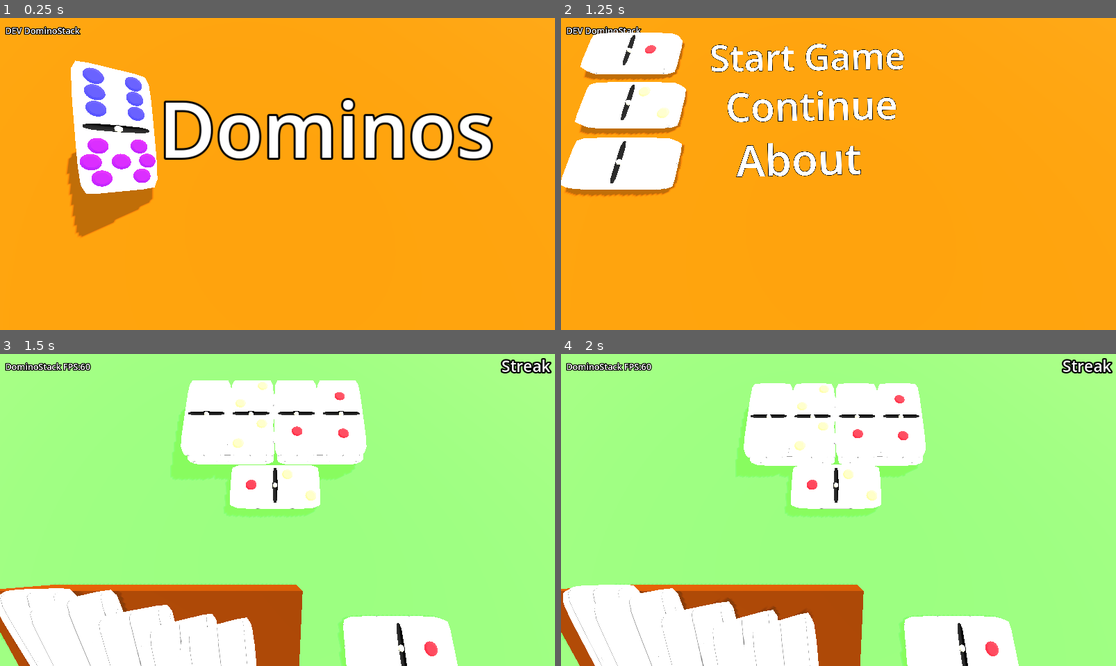
Above: before the commit, frames 1-4 (two rows, left to right).
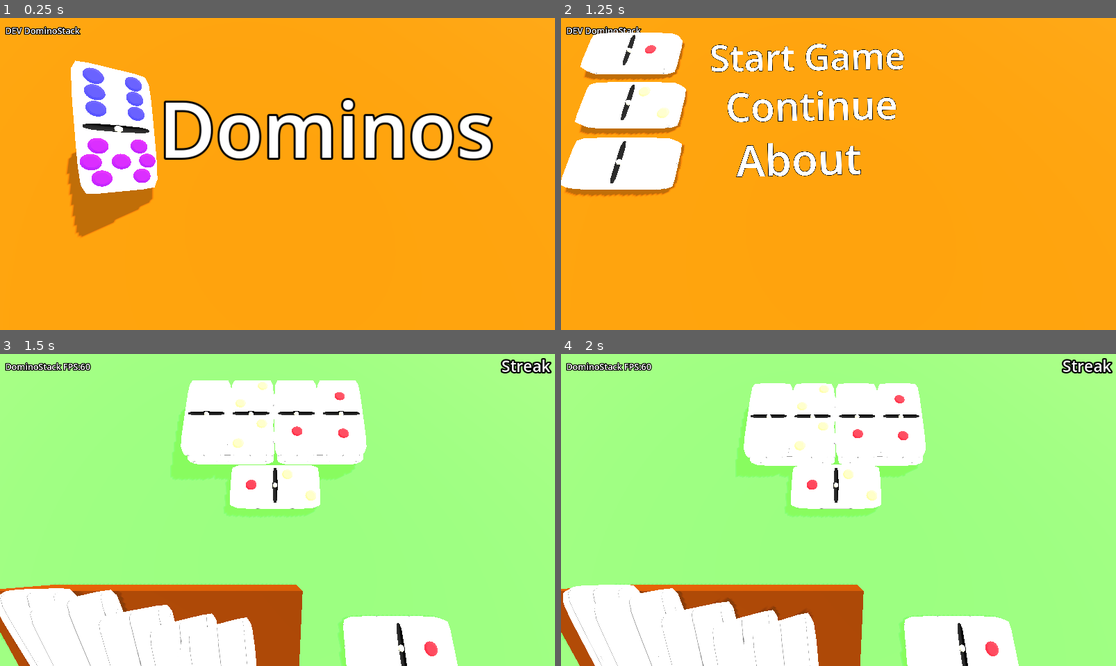
Above: after the commit, the same moments.

Repository: SecsAndCyber/six-seven-dominoes
Game: Godot game, scene res://scenes/main_menu.tscn
Same seed, same stepped clock (60 frames per second), same inputs: the game is played once before the commit and once after it.
Inputs (mouse positions are in pixels of both pictures, inside the frame that each line leads up to):
- Up to frame 1 (0.25 s): no input
- Up to frame 2 (1.25 s): tap Enter at 0.5 s; move the mouse to (960, 158) at 0.52 s; hold Alt from 0.53 s (still down); click (960, 158) at 0.67 s
- Up to frame 3 (1.5 s): tap Space at 1.25 s; move the mouse to (166, 525) at 1.27 s; release Alt at 1.28 s; tap Ctrl at 1.35 s; click (166, 525) at 1.42 s
- Up to frame 4 (2 s): no input

Frames 1-2 are identical in both runs. In frame 3, less than 0.1% of the frame differs, in the area x 25-47%, y 83-100%; in frame 4, less than 0.1%, in the area x 2-47%, y 75-100%.

Commit message:
Refactor game scripts for improved structure, added debug information, and enhanced memory management

Diff:
--- a/scenes/game_camera.tscn
+++ b/scenes/game_camera.tscn
@@ -40,3 +40,5 @@
 transform = Transform3D(1, 0, 0, 0, 0.9999989, 0, 0, 0, 0.9999989, -5.0091157, 2.6366417, -3.7388773)
 text = "DEV"
 horizontal_alignment = 0
+
+[node name="CoinsLabel" type="Label3D" parent="."]
--- a/scripts/capture_point.gd
+++ b/scripts/capture_point.gd
@@ -37,13 +37,16 @@
 		GameManager.active_capture_point = null
 
 # Called every frame. 'delta' is the elapsed time since the previous frame.
-func _process(delta: float) -> void:
+func _process(_delta: float) -> void:
 	if is_instance_valid(active_block):
 		setup_active_block()
 	else:
 		active_block = find_child("*", true, false) as DominoBlock
+
+func _physics_process(delta: float) -> void:
 	if not moving_block == null:
 		move_block_toward_capture(delta)
+
 
 func setup_active_block():
 	active_block.freeze = true
@@ -132,8 +135,6 @@
 
 func setup_active_block_from_movement():
 	var replaced_wildcard = active_block.is_wildcard
-	if moving_block.is_wildcard:
-		print("Merging a wildcard!")
 	active_block.replace(moving_block)
 
 	rotation_tween = null
--- a/scripts/domino_block.gd
+++ b/scripts/domino_block.gd
@@ -108,12 +108,12 @@
 
 func _notification(what):
 	if what == NOTIFICATION_PREDELETE:
-		if is_wildcard:
-			print("Predelete Wildcard")
 		# Final cleanup: This is where you kill RIDs
-		surface_material.roughness_texture = null
+		if not null == surface_material:
+			surface_material.roughness_texture = null
 		surface_material = null
-		noise_tex.noise = null
+		if not null == noise_tex:
+			noise_tex.noise = null
 		noise = null
 		noise_tex = null
 
@@ -200,6 +200,8 @@
 					# Trigger the missing visual effects
 					is_wildcard = _is_wildcard
 			# These cause a flicker TODO: Implement this as a shader
+			# Due to above check, this only occurs inside the single
+			# Wildcard permitted per screen
 			wild_glitter_light.light_energy = randf_range(0.8, 1.2)
 			noise.seed = randi()
 
--- a/scripts/domino_stack.gd
+++ b/scripts/domino_stack.gd
@@ -1,3 +1,5 @@
+# This class manages the visual meshes of the Dominos
+# DominoBlock handles the game physics, logic, and memory of the Domino
 class_name DominoStackClass
 extends Node
 
@@ -30,9 +32,6 @@
 	wildcard_domino = domino_factory(Vector2i(0,0))
 	wildcard_domino.name = "WildCardDomino"
 
-func _enter_tree() -> void:
-	print(self, wildcard_domino)
-
 func domino_scene(id) -> String:
 	return "res://scenes/dominos/%s/Domino.%d.%d.tscn" % [skin, id.x, id.y]
 
@@ -58,6 +57,7 @@
 	return domino_values
 
 func return_to_stack(db: Node3D):
+	# Return the mesh node to the stack from DominoBlock
 	if db is DominoBlock:
 		assert(db.get_node("MeshContainer").get_child_count() <= 1,
 				"Too many meshes attached!")
@@ -69,7 +69,6 @@
 					# orphan the wildcard mesh so that it doesn't get destroyed
 					# on level change. Maintain pointer
 					wildcard_domino = image
-					print("Returned wildcard")
 				else:
 					idle_dominoes[db.id] = image
 			else:
--- a/scripts/dominoes_level.gd
+++ b/scripts/dominoes_level.gd
@@ -8,6 +8,7 @@
 @onready var camera_3d: Camera3D = $Camera3D
 @onready var streak_label: Label3D = $Camera3D/StreakLabel
 @onready var debug_label: Label3D = $Camera3D/DebugLabel
+@onready var coins_label: Label3D = $Camera3D/CoinsLabel
 # Called when the node enters the scene tree for the first time.
 var pre_loss:bool = false
 var max_pair_domino: DominoBlock = null
@@ -45,6 +46,7 @@
 	capture_point.float_point.global_transform.origin.y = stack_height
 	capture_point.init()
 	ready_done = true
+	GameManager.level_setting_up = false
 
 func shuffle_live_dominoes(live_dominos):
 	var domino_values: Array[Vector2i] = []
@@ -64,7 +66,7 @@
 	var max_pair:Vector2i
 	for db in domino_values:
 		max_pair = db
-	print("Max Found! ", max_pair)
+	print("Level ", max_pair)
 	domino_values.shuffle()
 	b_index = 0
 	for db in live_dominos:
@@ -76,9 +78,9 @@
 
 # Called every frame. 'delta' is the elapsed time since the previous frame.
 const LEVEL_RESET_DELAY_MSEC: int = 250 # .25 second in milliseconds
-const LEVEL_RESET_DELAY_SEC: int = int(LEVEL_RESET_DELAY_MSEC * .001)
+const LEVEL_RESET_DELAY_SEC: float = LEVEL_RESET_DELAY_MSEC / 100.0
 func _process(_delta: float) -> void:
-	if not ready_done:
+	if not ready_done or GameManager.level_setting_up:
 		return
 	if OS.is_debug_build():
 		debug_label.text = "{LevelName} FPS:{FPS}".format({
@@ -87,14 +89,17 @@
 		})
 	elif debug_label.text.length() > 0:
 		debug_label.text = ""
+	streak_label.text = "%s Streak" % ["•".repeat(GameManager.click_streak)]
+	coins_label.text = "%s Coins" % [GameManager.coins]
+	if GameManager.level_complete == 0xDEADBEEF:
+		return GameManager.advance_to_level("res://scenes/loss_menu.tscn", true)
+	if pre_loss:
+		return
 	if not null == max_pair_domino and not null == max_pair_domino.surface_material:
 		var pips_node = max_pair_domino.get_node('MeshContainer').find_child('RenderTopPip',true, false)
 		table_top.get_node("TableTop2").get_active_material(0).albedo_color = \
 			pips_node.get_active_material(1).albedo_color
 		max_pair_domino = null # We have set the table color
-	streak_label.text = "%s Streak" % ["•".repeat(GameManager.click_streak)]
-	if GameManager.level_complete == 0xDEADBEEF:
-		return GameManager.advance_to_level("res://scenes/loss_menu.tscn", true)
 	if GameManager.level_complete and GameManager.level_complete < Time.get_ticks_msec():
 		GameManager.last_played = next_level
 		GameManager.advance_to_level(next_level)
@@ -109,7 +114,8 @@
 				if bd.value_t in GameManager.get_capture_point().current_values:
 					lost = false
 		if not null == GameManager.get_capture_point().moving_block:
-			lost = false
+			if lost:
+				lost = false
 		if lost:
 			pre_loss = true
 			get_tree().create_timer(LEVEL_RESET_DELAY_SEC).timeout.connect(
@@ -131,3 +137,10 @@
 
 func _on_hand_child_exiting_tree(node: Node) -> void:
 	node.tree_exited.connect(func():is_game_active())
+
+#
+# The next step for a polished feel:
+# Would you like to add a Camera Shake effect to the DominosLevel
+# script that triggers whenever a match is made, or a Haptic Vibration
+# call for when the player tries to make an invalid move?
+#
--- a/scripts/game_manager.gd
+++ b/scripts/game_manager.gd
@@ -18,6 +18,8 @@
 	if file:
 		file.store_line(JSON.stringify({
 			'CurrentLevel':instance.last_played,
+			'ClickStreak':instance.click_streak,
+			'CoinsCollected':instance.coins,
 		}))
 	else:
 		printerr("Unable to save", instance._save_path)
@@ -31,13 +33,16 @@
 		var parse_result = json.parse(json_string)
 		if parse_result == OK:
 			var node_data = json.data
-			instance.last_played=node_data['CurrentLevel']
+			instance.last_played=node_data.get('CurrentLevel')
+			instance.click_streak=node_data.get('ClickStreak', 0)
+			instance.coins=node_data.get('CoinsCollected', 0)
 	else:
-		print("Unable to open", instance._save_path)
+		printerr("Unable to open", instance._save_path)
 
 # ++++++++++++ Persistent Values
 var last_played : String = ""
 var click_streak : int = 0
+var coins : int = 0
 # ++++++++++++ End Persistent Values
 
 # 0 = not complete
@@ -45,6 +50,7 @@
 # Other values are a timestamp for when the level should change
 # This is a hack while end-of-level modals don't exist
 var level_complete : int = 0
+var level_setting_up : bool = true
 var dominos_abandoned : int = 0
 
 var active_game_level: DominosLevel
@@ -61,7 +67,7 @@
 		board_dominos.erase(db)
 	if hand_dominos.has(db):
 		hand_dominos.erase(db)
-	DominoStack.return_to_stack(db)
+	# The resulting _exit_tree() will handle the return to stack
 	db.queue_free()
 	return null
 
@@ -69,12 +75,14 @@
 	prepare_level(null)
 
 func prepare_level(dl:DominosLevel) -> void:
+	level_setting_up = true
 	active_game_level = dl
 	level_complete = false
 	board_dominos = []
 	hand_dominos = []
 
 func advance_to_level(level_path:String, allow_main_menu:bool=false) -> void:
+	level_setting_up = true
 	var to_remove = board_dominos + hand_dominos
 	if level_complete == 0xDEADBEEF:
 		dominos_abandoned = board_dominos.size()
@@ -84,10 +92,17 @@
 	else:
 		dominos_abandoned = 0
 	for db in to_remove:
+		db.get_parent().remove_child(db)
 		remove_domino(db)
 	if active_capture_point:
 		if not null == get_capture_point().active_block:
+			get_capture_point().active_block.get_parent(
+				).remove_child(get_capture_point().active_block)
 			remove_domino(get_capture_point().active_block)
+		if not null == get_capture_point().moving_block:
+			get_capture_point().moving_block.get_parent(
+				).remove_child(get_capture_point().moving_block)
+			remove_domino(get_capture_point().moving_block)
 		active_capture_point = null
 	DominoStack.validate_stack()
 	level_complete = 0
--- a/scripts/hand_rack.gd
+++ b/scripts/hand_rack.gd
@@ -1,6 +1,7 @@
+class_name HandRack
 extends StaticBody3D
 
-var _ready_done:bool = false
+var hand_ready_done:bool = false
 var dominos_in_hand:Array[DominoBlock] = []
 var dominos_reset:Array[bool] = []
 var domino_drawn: DominoBlock = null
@@ -36,7 +37,7 @@
 	lifted = false
 	ready_to_set = false
 	domino_drawn = db
-	_ready_done = true
+	hand_ready_done = true
 
 # Called when the node enters the scene tree for the first time.
 func _ready() -> void:
@@ -46,7 +47,7 @@
 	get_tree().create_timer(0.05).timeout.connect(fix_ordering)
 func fix_ordering():
 	# This function fixes a visual bug in Mobile render
-	if _ready_done:
+	if hand_ready_done:
 		return
 	var i = 0
 	for child in dominos_in_hand:
@@ -54,10 +55,10 @@
 			return get_tree().create_timer(0.05).timeout.connect(fix_ordering)
 		child.surface_material.render_priority = i
 		i += 1
-	_ready_done = true
+	hand_ready_done = true
 
 
-func _process(delta: float) -> void:
+func _process(_delta: float) -> void:
 	if GameManager.click_streak >= 5 and not has_wild_card:
 		has_wild_card = true
 		var wild_card_db: DominoBlock = domino_prefab_scene.instantiate()
@@ -72,6 +73,8 @@
 		dominos_in_hand.append(wild_card_db)
 		wild_card_db.is_wildcard = true
 		wild_card_db.init_pending = false
+
+func _physics_process(delta: float) -> void:
 	if not domino_drawn == null:
 		if domino_drawn.global_transform.origin.y < float_point.global_transform.origin.y:
 			domino_drawn.global_transform.origin.y = clampf(
@@ -95,6 +98,8 @@
 			if domino_drawn.name == "WildCardDominoBlock":
 				has_wild_card = false
 			GameManager.get_capture_point().collect_new_domino(domino_drawn, true)
+			if GameManager.hand_dominos.has(domino_drawn):
+				GameManager.hand_dominos.erase(domino_drawn)
 			domino_drawn = null
 
 var last_touch_time: int = 0
--- a/scripts/input_manager.gd
+++ b/scripts/input_manager.gd
@@ -1,3 +1,4 @@
+class_name InputManagerClass
 extends Node
 
 # Called when the node enters the scene tree for the first time.
@@ -40,9 +41,11 @@
 
 	# 4. Handle the hit
 	if result:
-		var hit_object = result.collider
-
-		# Check if the hit object is one of your dominos
-		if hit_object is PhysicsBody3D and hit_object.has_method("touched"):
-			hit_object.touched()
-			# print("Pushed: ", hit_object.name)
+		var collider = result.collider
+		if collider.has_method("touched"):
+			collider.touched()
+		elif collider.get_parent().has_method("touched"):
+			printerr("Touched a collider in child node:",
+				collider.get_parent(),
+				collider)
+			collider.get_parent().touched()
--- a/scripts/loss_menu.gd
+++ b/scripts/loss_menu.gd
@@ -1,3 +1,4 @@
+class_name LossMenu
 extends Node3D
 
 @onready var label_loss_stat: Label3D = $Camera3D/Splash/Label_Loss_Stat
@@ -17,9 +18,6 @@
 	else:
 		label_loss_stat.text = "%s tiles left on the table" % GameManager.dominos_abandoned
 
-func _process(delta: float) -> void:
-	pass
-
 
 func _input(event):
 	if event is InputEventMouseButton or event is InputEventScreenTouch:
--- a/scripts/main_menu.gd
+++ b/scripts/main_menu.gd
@@ -23,6 +23,7 @@
 	for db in find_children("*", "DominoBlock", true, true):
 		db.freeze = true
 		db.set_collision_layer_value(1, false)
+		prints("Adding", db, "to GameManager")
 		GameManager.board_dominos.append(db)
 	change_menu(splash)
 
--- a/tools/build_dominoes.gd
+++ b/tools/build_dominoes.gd
@@ -48,7 +48,7 @@
 			var res = ResourceLoader.load(fbx_path)
 			var meshes = []
 
-			print("Opening %s as %s" % [fbx_path, res])
+			# print("Opening %s as %s" % [fbx_path, res])
 			if res is PackedScene:
 				var inst = res.instantiate()
 				meshes = _find_mesh_in_node(inst)
